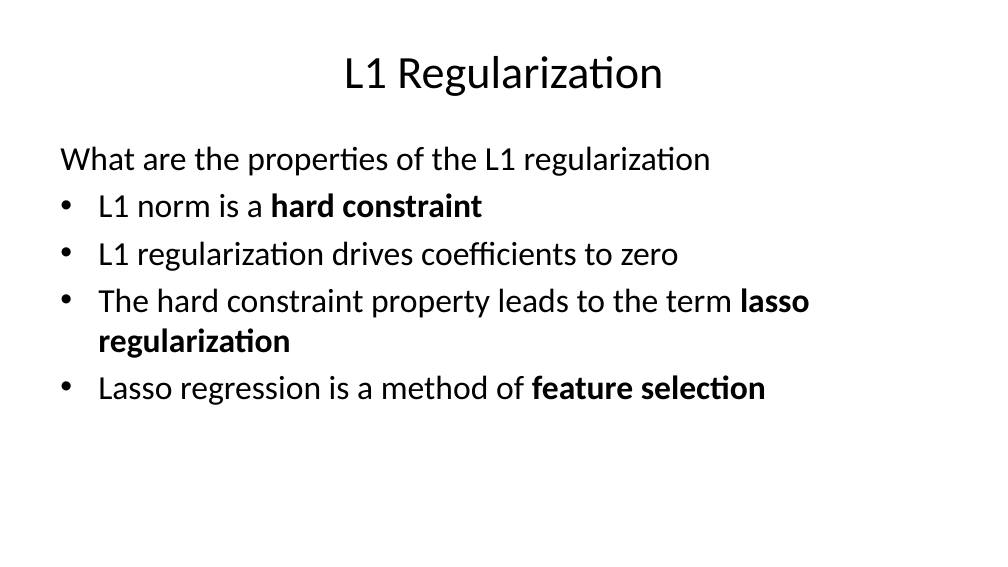
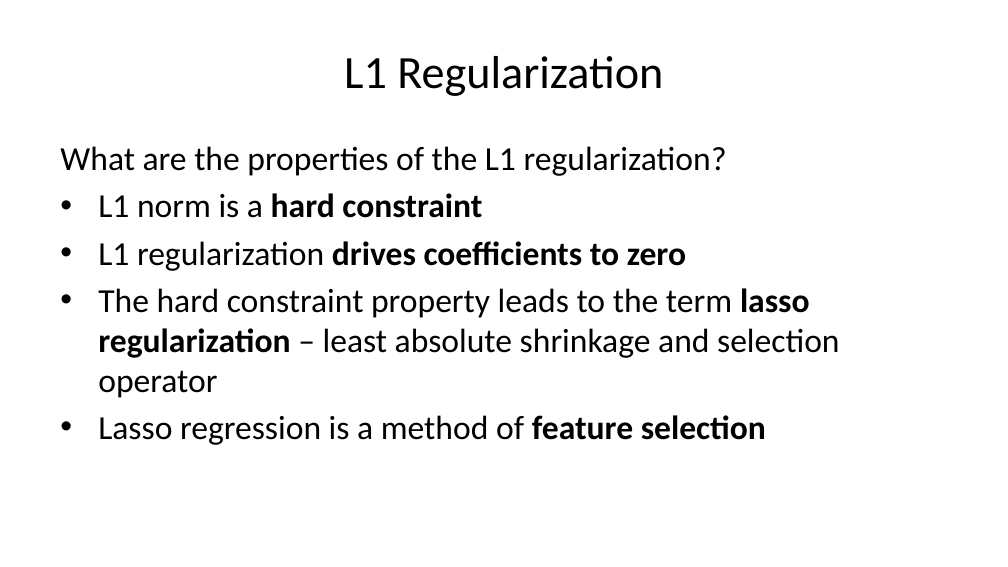
Before and after one commit to StephenElston/CSCI-E-83, a slide deck: slide 34 of LectureSlides/10a_ModelsInHighDimensions.pptx (slide 29 before the commit). Drawn at 1008x567 pixels with LibreOffice and Linux fonts; fonts in the diff are those of the drawing. Boxes give left, top, right and bottom in pixels: in the first picture for what was removed or moved away, otherwise in the second. Text is boxed around its words. In the diff, an @@ line names an element or a change of style, - is before the commit and + after.

```diff
--- a/LectureSlides/10a_ModelsInHighDimensions.pptx
+++ b/LectureSlides/10a_ModelsInHighDimensions.pptx
@@ text at (60, 146, 727, 176): text changed @@
-What are the properties of the L1 regularization
+What are the properties of the L1 regularization?
@@ text at (98, 241, 686, 271): bold on in "drives coefficients to zero" @@
@@ text at (98, 288, 839, 398): text changed @@
-• The hard constraint property leads to the term lasso regularization
+• The hard constraint property leads to the term lasso regularization – least absolute shrinkage and selection operator
```
Also in this commit, not shown: 13 other slides changed, 13 slides added, 5 slides removed, 3 other files.
